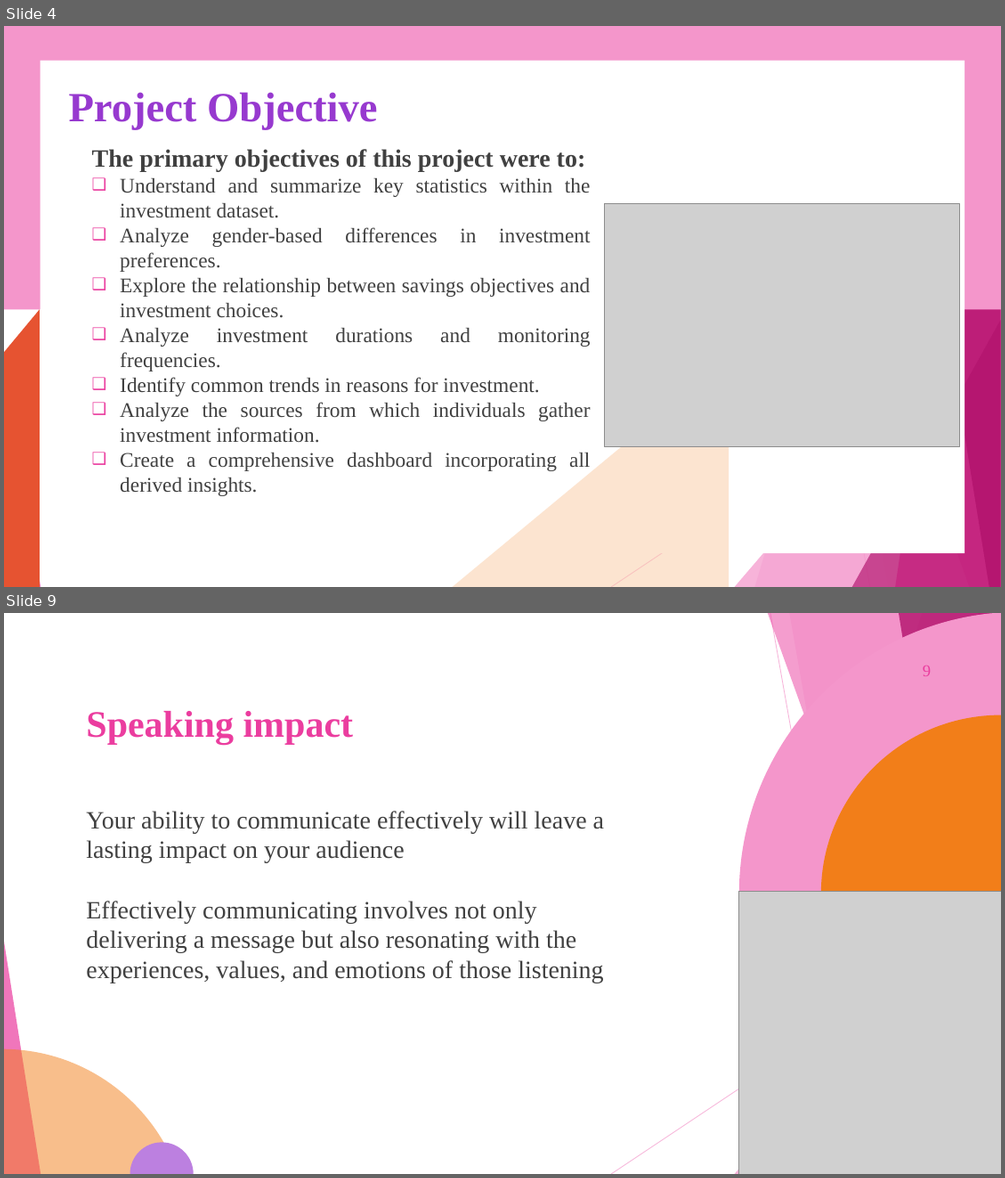
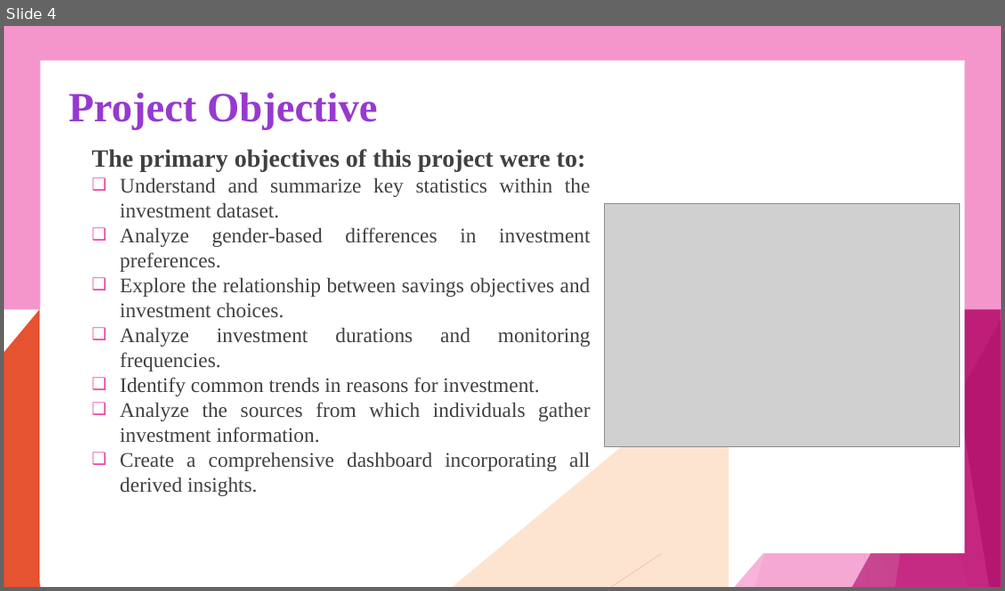
Before and after one commit to Paromita23/InLighn_Tech_Internship, a slide deck: PROJECT REPORT/Investment Analysis using POWER BI project Report.pptx. Shown one above the other, each under a label of ours: slides 4 and 9 before the commit, slide 4 after it; the slides between them are not shown. The pictures are 1005x1178 and 1005x591 pixels, drawn with LibreOffice and Linux fonts; fonts in the diff are those of the drawing; grey boxes stand for pictures; background and template pictures are left out. Boxes give left, top, right and bottom in pixels: in the first picture for what was removed or moved away, otherwise in the second. Text is boxed around its words. In the diff, an @@ line names an element or a change of style, - is before the commit and + after.

```diff
--- a/PROJECT REPORT/Investment Analysis using POWER BI project Report.pptx
+++ b/PROJECT REPORT/Investment Analysis using POWER BI project Report.pptx
@@ slide 9 removed at [4,613,1001,1174], background #FFFFFF; not listed: 10 template elements that a slide beside it also shows @@
@@ freeform shape removed at [739,613,1001,894] @@
@@ page number removed at [922,666,930,676] @@
-9
@@ title removed at [86,711,354,744] @@
-Speaking impact
@@ freeform shape removed at [821,714,1001,893] @@
@@ text removed at [86,811,604,982] @@
-Your ability to communicate effectively will leave a lasting impact on your audience
-Effectively communicating involves not only delivering a message but also resonating with the experiences, values, and emotions of those listening
@@ picture removed at [739,892,1001,1174] @@
@@ freeform shape removed at [4,1049,178,1174] @@
@@ freeform shape removed at [129,1143,194,1174] @@
```
Also in this commit, not shown: 1 slide changed, 8 slides added, 7 other slides removed.
